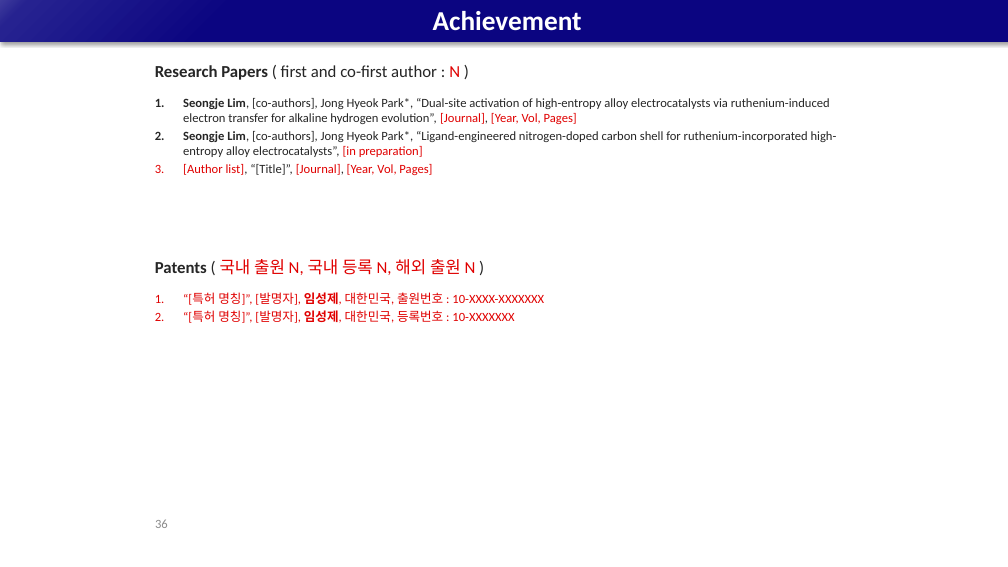
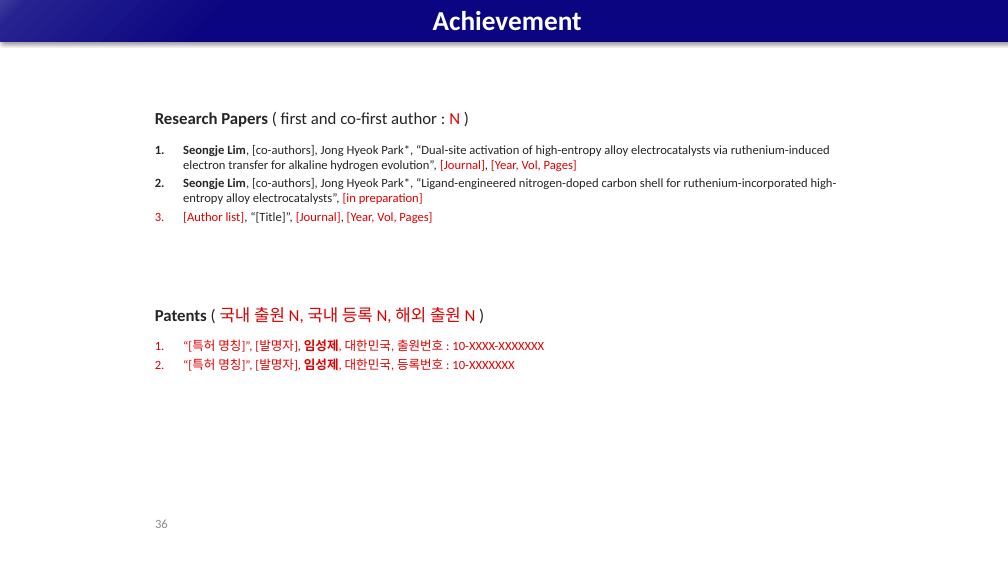
Before and after one commit to limsj0204/letter, a slide deck: slide 36 of 학위논문_디펜스_발표자료.pptx. Drawn at 1008x567 pixels with LibreOffice and Linux fonts; fonts in the diff are those of the drawing. Boxes give left, top, right and bottom in pixels: in the first picture for what was removed or moved away, otherwise in the second. Text is boxed around its words. In the diff, an @@ line names an element or a change of style, - is before the commit and + after.

```diff
--- a/학위논문_디펜스_발표자료.pptx
+++ b/학위논문_디펜스_발표자료.pptx
@@ 3 texts: place and size @@
-3 texts at box(155, 65, 837, 323)
+3 texts at box(155, 112, 837, 371)
@@ text "Patents ( 국내 출원 N, ...": place and size @@
-text "Patents ( 국내 출원 N, ..." at box(155, 259, 476, 275)
+text "Patents ( 국내 출원 N, ..." at box(155, 307, 476, 323)
```
Also in this commit, not shown: 31 other slides changed.
